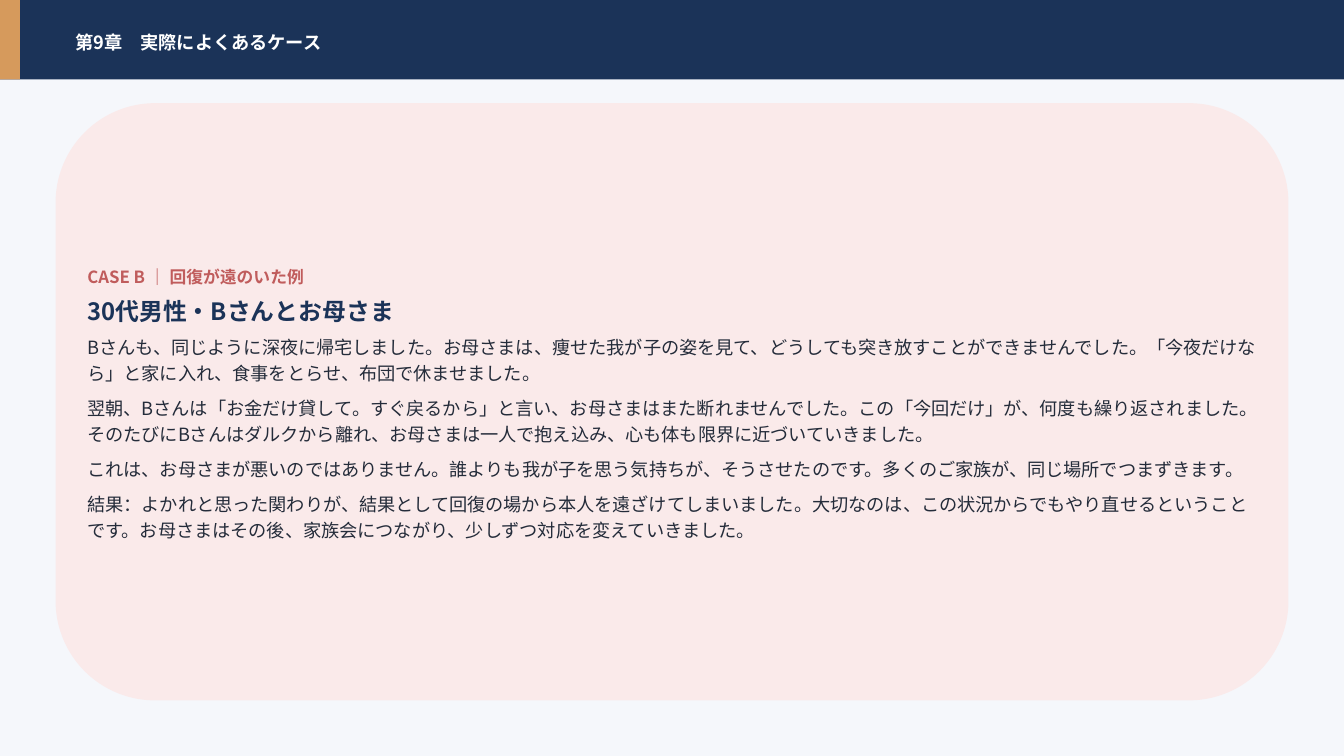
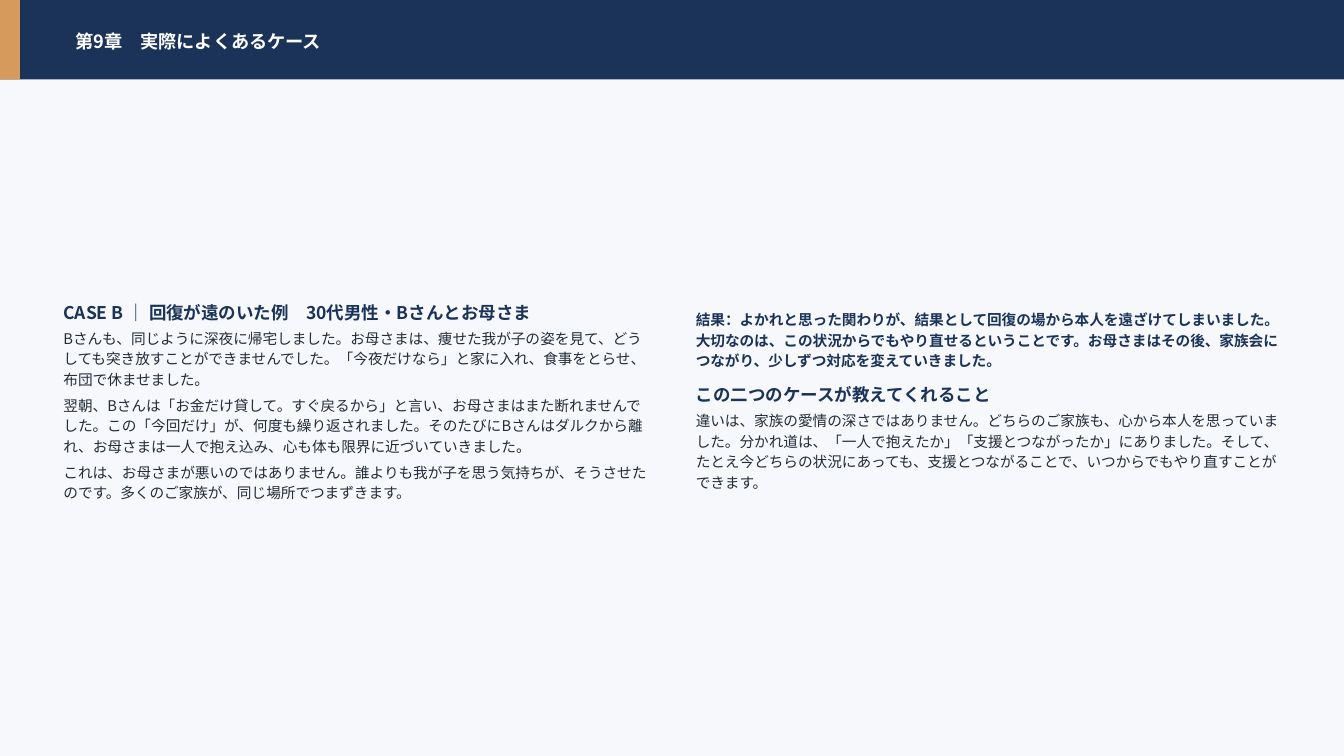
Before and after one commit to hiderock84-sys/darca, a slide deck: slide 21 of public/manual.pptx (slide 58 before the commit). Drawn at 1344x756 pixels with LibreOffice and Linux fonts; fonts in the diff are those of the drawing. Boxes give left, top, right and bottom in pixels: in the first picture for what was removed or moved away, otherwise in the second. Text is boxed around its words. In the diff, an @@ line names an element or a change of style, - is before the commit and + after.

```diff
--- a/public/manual.pptx
+++ b/public/manual.pptx
@@ rectangle at <box>0,0,1344,756</box>: fill #F5F7FB to #F6F8FB @@
@@ text "CASE B ｜ 回復が遠のいた例 30代男性・Bさんとお母さま": place and size @@
-text "CASE B ｜ 回復が遠のいた例 30代男性・Bさんとお母さま" at <box>87,268,1257,539</box>
+text "CASE B ｜ 回復が遠のいた例 30代男性・Bさんとお母さま" at <box>63,304,646,500</box>
@@ rounded rectangle removed at <box>55,103,1289,701</box> @@
@@ text at <box>63,304,531,321</box>: text changed; size 12 to 12.5 pt; text colour #C05C5C to #1B3358 @@
-CASE B ｜ 回復が遠のいた例
-30代男性・Bさんとお母さま
+CASE B ｜ 回復が遠のいた例 30代男性・Bさんとお母さま
@@ text added at <box>696,312,1279,489</box>, 10.5 pt, text #242C3A @@
+結果：よかれと思った関わりが、結果として回復の場から本人を遠ざけてしまいました。大切なのは、この状況からでもやり直せるということです。お母さまはその後、家族会につながり、少しずつ対応を変えていきました。
+この二つのケースが教えてくれること
+違いは、家族の愛情の深さではありません。どちらのご家族も、心から本人を思っていました。分かれ道は、「一人で抱えたか」「支援とつながったか」にありました。そして、たとえ今どちらの状況にあっても、支援とつながることで、いつからでもやり直すことができます。
@@ text at <box>63,331,646,500</box>: size 13 to 10.5 pt; line spacing 1.2 to 1.16; less space between paragraphs @@
@@ text at <box>87,495,1247,539</box>: paragraph removed @@
-結果：よかれと思った関わりが、結果として回復の場から本人を遠ざけてしまいました。大切なのは、この状況からでもやり直せるということです。お母さまはその後、家族会につながり、少しずつ対応を変えていきました。
```
Also in this commit, not shown: 31 other slides changed, 49 slides removed, 1 other file.
